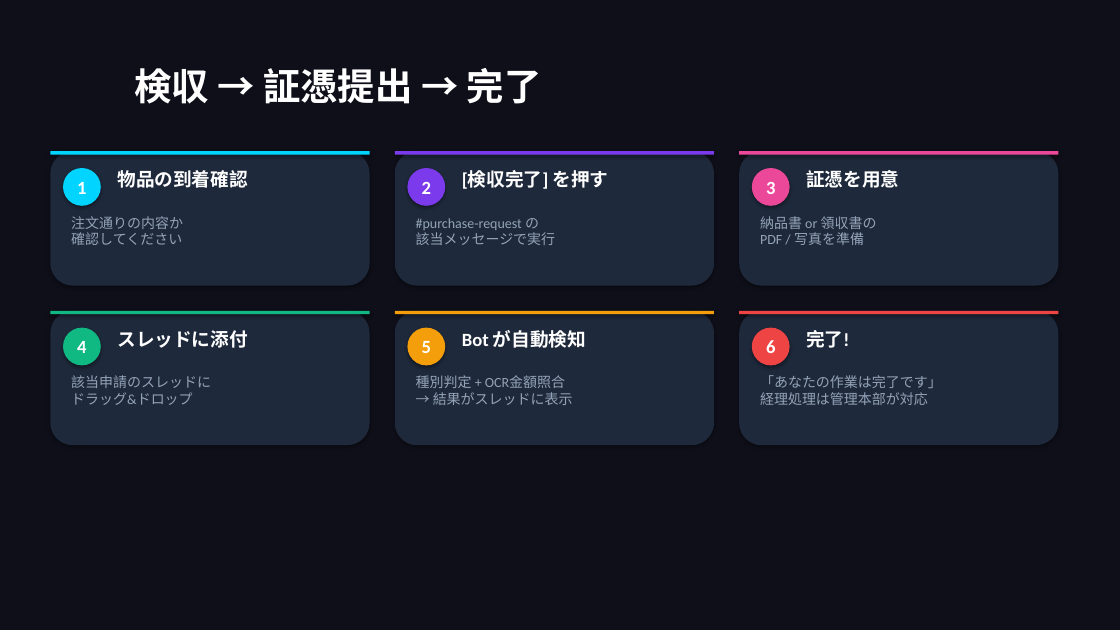
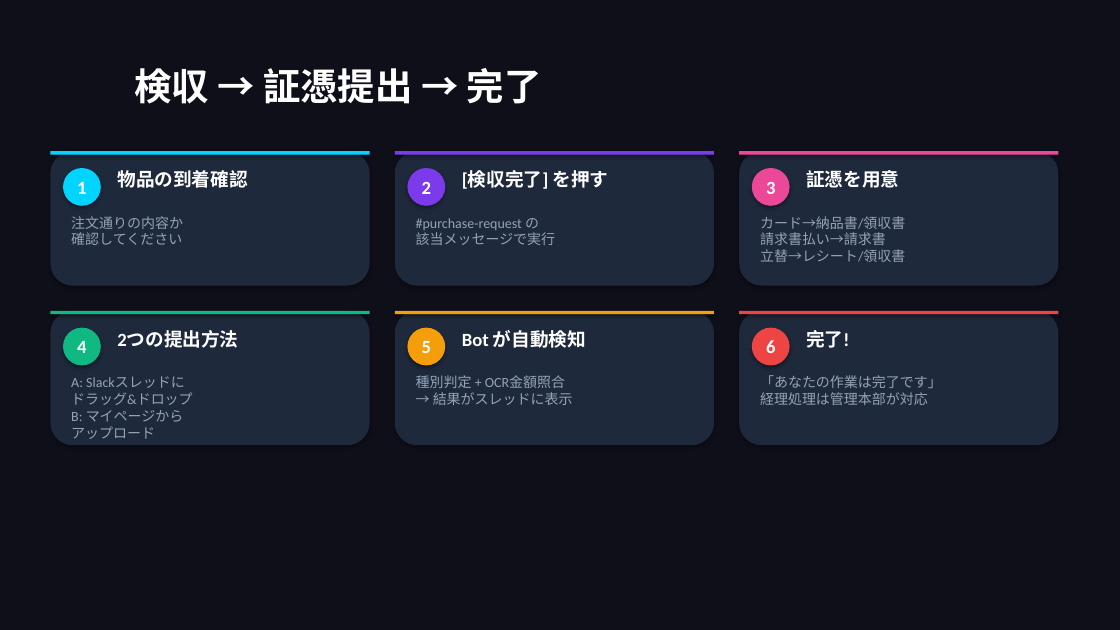
Before and after one commit to takeshiizawa123/next-procurement-poc, a slide deck: slide 12 of docs/user-manual.pptx. Drawn at 1120x630 pixels with LibreOffice and Linux fonts; fonts in the diff are those of the drawing. Boxes give left, top, right and bottom in pixels: in the first picture for what was removed or moved away, otherwise in the second. Text is boxed around its words. In the diff, an @@ line names an element or a change of style, - is before the commit and + after.

```diff
--- a/docs/user-manual.pptx
+++ b/docs/user-manual.pptx
@@ text at (760,216,905,262): text changed @@
-納品書 or 領収書の
-PDF / 写真を準備
+カード→納品書/領収書
+請求書払い→請求書
+立替→レシート/領収書
@@ text at (117,330,238,348): text changed @@
-スレッドに添付
+2つの提出方法
@@ text at (71,376,192,439): text changed @@
-該当申請のスレッドに
-ドラッグ&ドロップ
+A: Slackスレッドに
+ドラッグ&ドロップ
+B: マイページから
+アップロード
```
Also in this commit, not shown: 5 other slides changed, 1 slide added, 5 other files.
